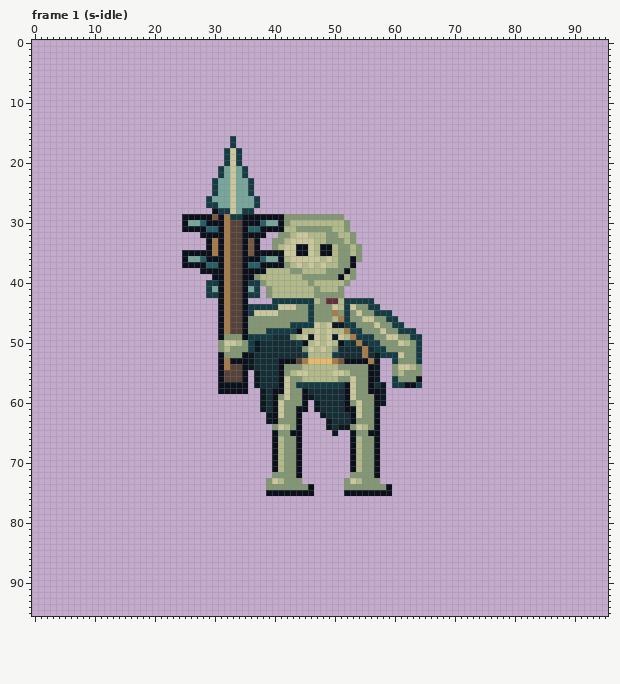
Pixel-art file: art/enemy-tides-0.aseprite. This is how it looked before the edit.
96x96 pixels, 128 frames. Shown: frame 1 (s-idle). The commit also changed other frames, which this record leaves out.
The same view after the edit:
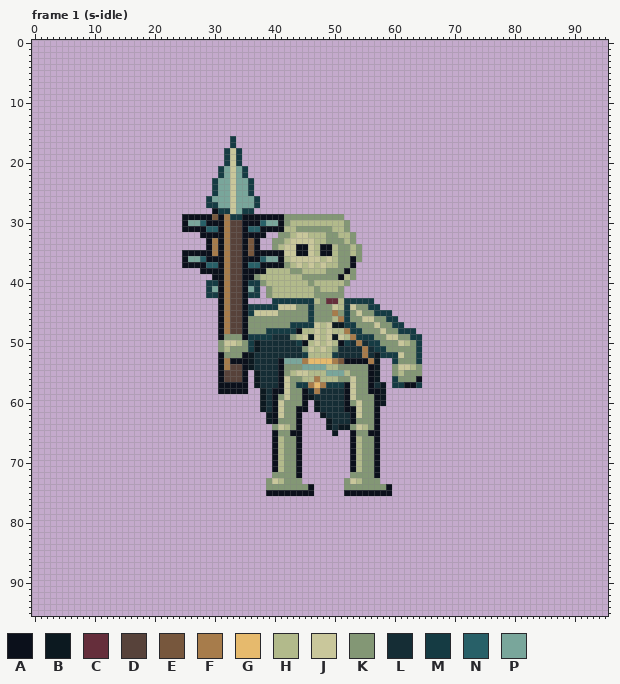
Palette (. is transparent): A #0b101b  B #0c1920  C #652e3b  D #57423a  E #77573d  F #a77c4b  G #e6ba6d  H #b2ba8b  J #c9c79b  K #839775  L #152d35  M #153b43  N #286068  P #79a69b
From old to new:
Frame 1 (s-idle), layer "ink":
y 53: x 42..44 AAD -> PPP
y 54: x 45..48 HHHH -> PPPP
y 55: x 49..51 HJJ -> PPP
y 56: x 47 H -> F
y 57: x 46..48 MMM -> FGF
y 58: x 47 L -> F
